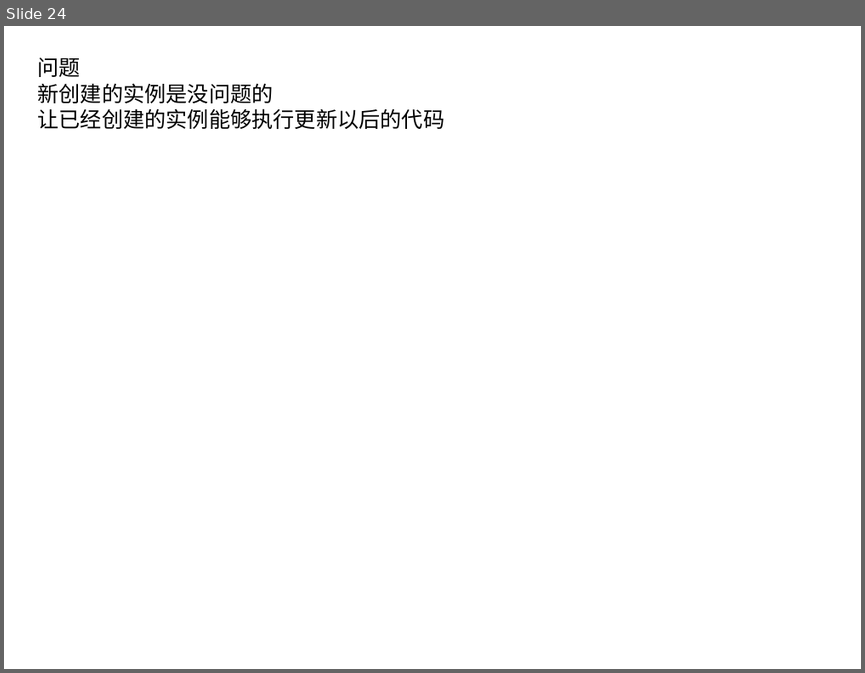
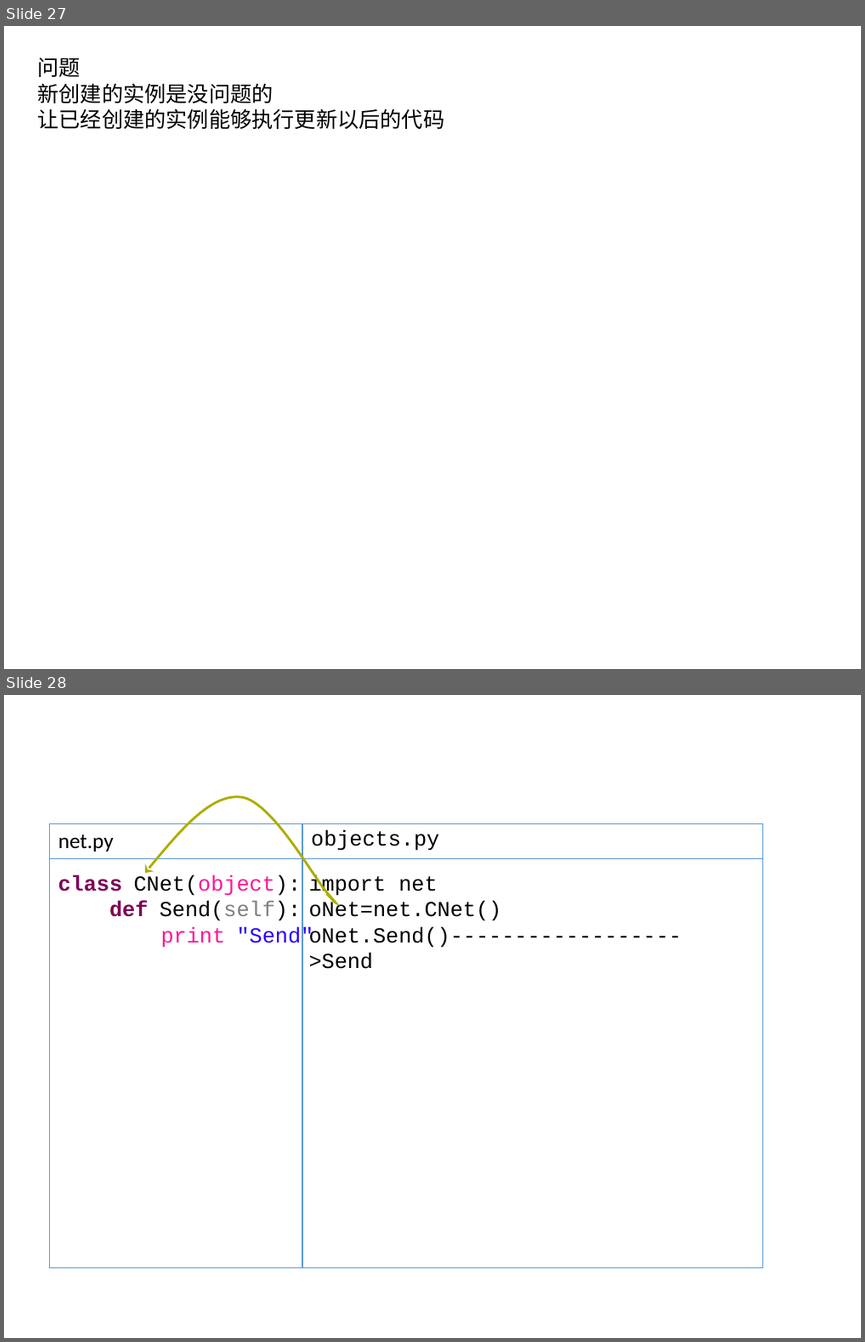
Before and after one commit to menfeng/studynote, a slide deck: python/source code/import/import.pptx. Shown one above the other, each under a label of ours: slide 24 before the commit, slides 27 and 28 after it. The pictures are 865x673 and 865x1342 pixels, drawn with LibreOffice and Linux fonts; fonts in the diff are those of the drawing. Boxes give left, top, right and bottom in pixels: in the first picture for what was removed or moved away, otherwise in the second. Text is boxed around its words. In the diff, an @@ line names an element or a change of style, - is before the commit and + after.

```diff
--- a/python/source code/import/import.pptx
+++ b/python/source code/import/import.pptx
@@ slide 28 added at [4,695,861,1338], background #FFFFFF @@
@@ freeform shape added at [145,777,357,927], outline #ADAD01 2 pt @@
@@ table added at [49,823,762,1266], 2 rows, 2 columns @@
+net.py | objects.py
+ | 
@@ text added at [58,875,314,949], 18 pt, text #000000 @@
+class CNet(object):
+def Send(self):
+print "Send"
@@ text added at [309,875,682,969], 18 pt, text #000000 @@
+import net
+oNet=net.CNet()
+oNet.Send()------------------>Send
@@ what was slide 24 is now slide 27 @@
```
Also in this commit, not shown: 10 slides changed, 6 other slides added, 2 slides removed.
